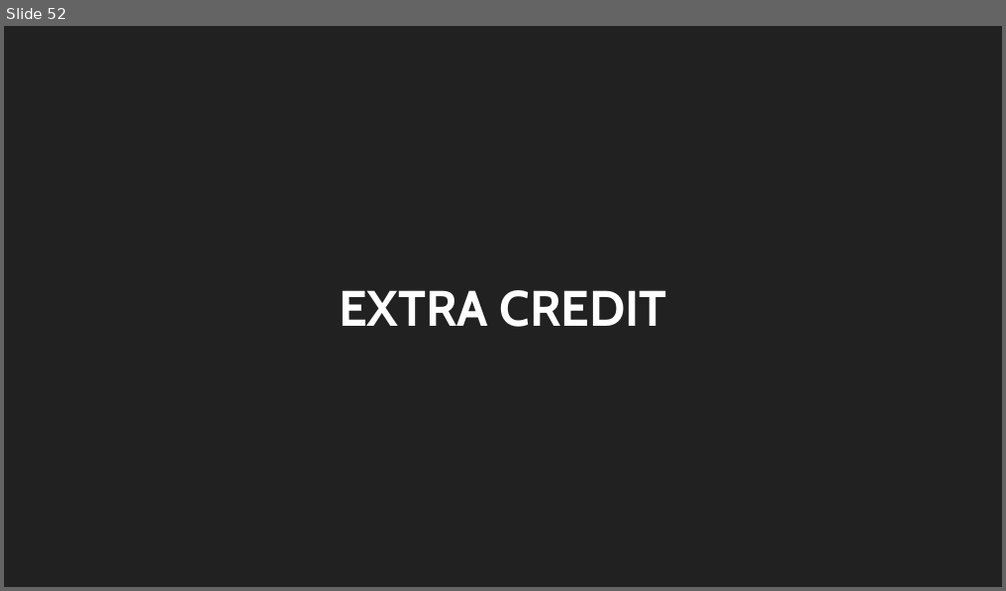
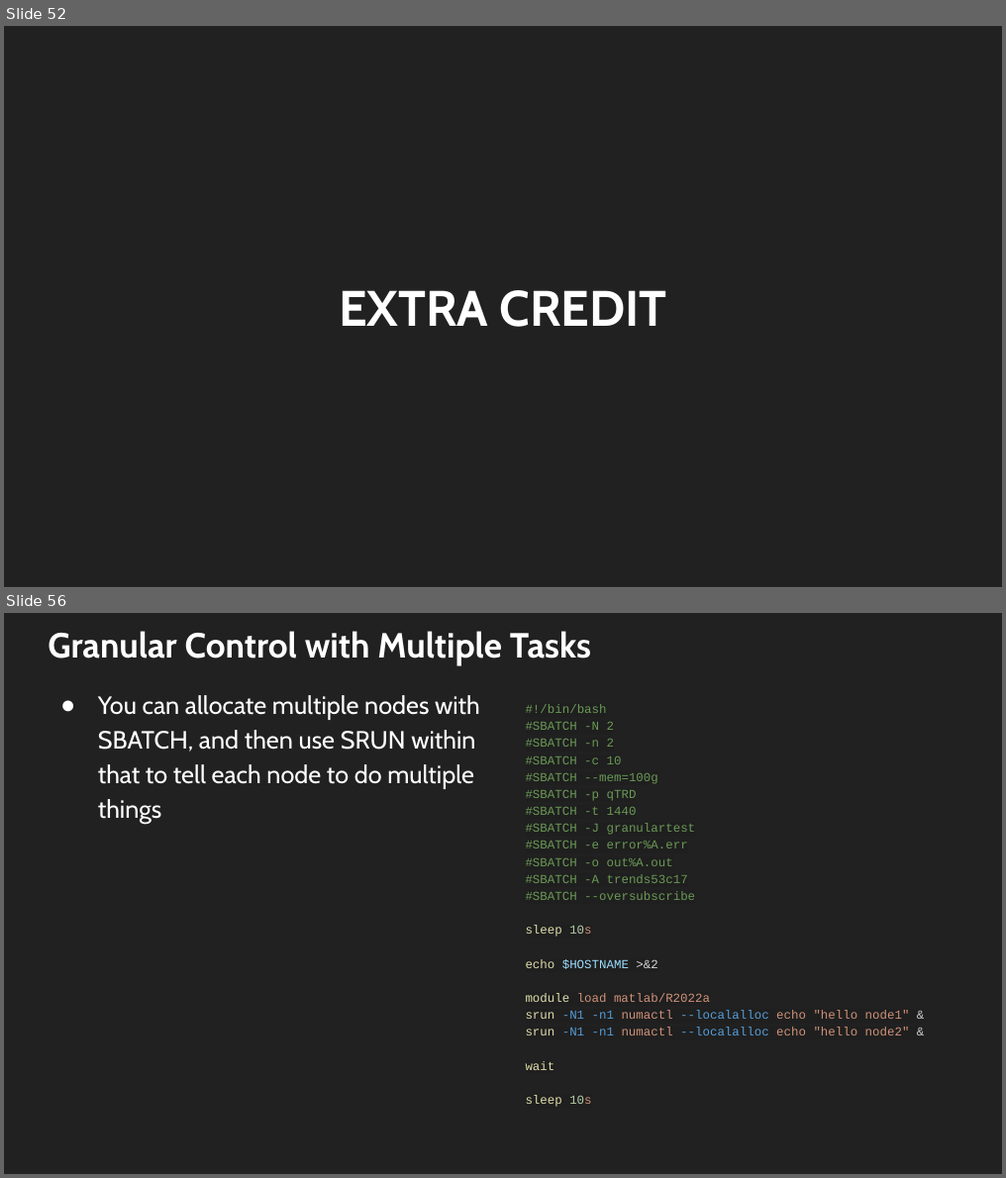
Before and after one commit to trendscenter/ClusterWorkshop, a slide deck: Introduction to the TReNDs Cluster.pptx. Shown one above the other, each under a label of ours: slide 52 before the commit, slides 52 and 56 after it; the slides between them are not shown. The pictures are 1006x591 and 1006x1178 pixels, drawn with LibreOffice and Linux fonts; fonts in the diff are those of the drawing. Boxes give left, top, right and bottom in pixels: in the first picture for what was removed or moved away, otherwise in the second. Text is boxed around its words. In the diff, an @@ line names an element or a change of style, - is before the commit and + after.

```diff
--- a/Introduction to the TReNDs Cluster.pptx
+++ b/Introduction to the TReNDs Cluster.pptx
@@ slide 56 added at (4, 613, 1002, 1174), background #212121 @@
@@ title added at (48, 631, 591, 665), 25.2 pt, text #FFFFFF, bold @@
+Granular Control with Multiple Tasks
@@ text added at (98, 695, 480, 824), 18 pt, text #FFFFFF @@
+● You can allocate multiple nodes with SBATCH, and then use SRUN within that to tell each node to do multiple things
@@ text added at (526, 704, 910, 1107), 8.9 pt, text #6A9955 @@
+#!/bin/bash
+#SBATCH -N 2
+#SBATCH -n 2
+#SBATCH -c 10
+#SBATCH --mem=100g
+#SBATCH -p qTRD
+#SBATCH -t 1440
+#SBATCH -J granulartest
+#SBATCH -e error%A.err
+#SBATCH -o out%A.out
+#SBATCH -A trends53c17
+#SBATCH --oversubscribe
+sleep 10s
+echo $HOSTNAME >&2
+module load matlab/R2022a
+srun -N1 -n1 numactl --localalloc echo "hello node1" &
+srun -N1 -n1 numactl --localalloc echo "hello node2" &
+wait
+sleep 10s
```
Also in this commit, not shown: 3 slides changed, 5 other slides added, 5 slides removed, 1 other file.
